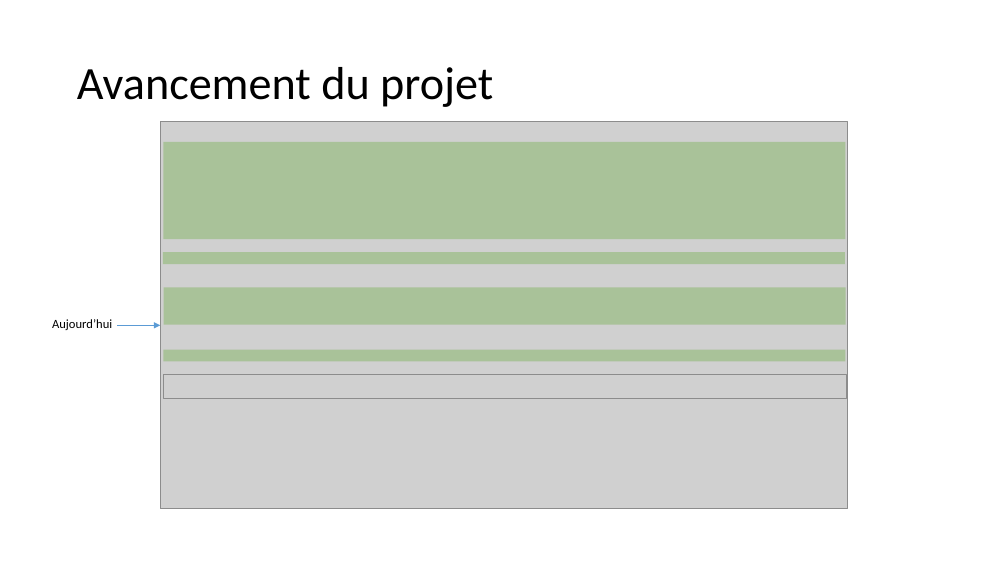
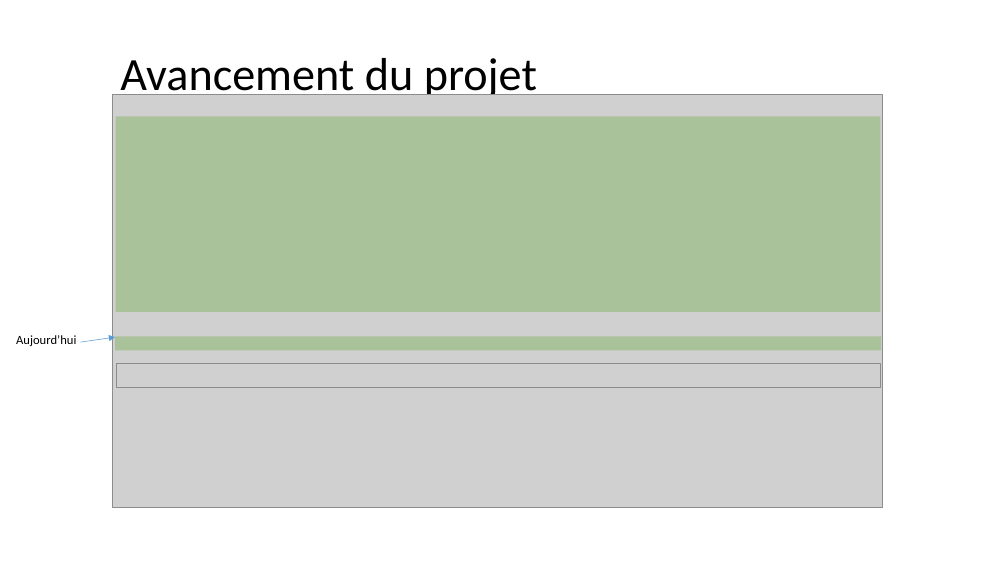
Before and after one commit to pikkle/chaton, a slide deck: slide 4 of docs/presentation_intermediaire.pptx (slide 2 before the commit). Drawn at 1008x567 pixels with LibreOffice and Linux fonts; fonts in the diff are those of the drawing; grey boxes stand for pictures. Boxes give left, top, right and bottom in pixels: in the first picture for what was removed or moved away, otherwise in the second. Text is boxed around its words. In the diff, an @@ line names an element or a change of style, - is before the commit and + after.

```diff
--- a/docs/presentation_intermediaire.pptx
+++ b/docs/presentation_intermediaire.pptx
@@ title "Avancement du projet" moved from (x1=77, y1=67, x2=493, y2=107) to (x1=120, y1=58, x2=537, y2=101) @@
@@ picture resized from (x1=160, y1=122, x2=848, y2=509) to (x1=113, y1=95, x2=882, y2=507) @@
@@ rectangle resized from (x1=163, y1=142, x2=845, y2=240) to (x1=116, y1=116, x2=881, y2=312) @@
@@ rectangle removed at (x1=163, y1=252, x2=845, y2=264) @@
@@ rectangle removed at (x1=163, y1=287, x2=845, y2=324) @@
@@ text "Aujourd’hui" moved from (x1=52, y1=319, x2=112, y2=330) to (x1=16, y1=335, x2=76, y2=346) @@
@@ arrow moved from (117, 325) - (160, 325) to (80, 343) - (115, 337) @@
@@ rectangle resized from (x1=163, y1=349, x2=845, y2=361) to (x1=115, y1=337, x2=881, y2=350) @@
@@ picture added at (x1=116, y1=364, x2=881, y2=388) @@
@@ picture removed at (x1=163, y1=374, x2=846, y2=398) @@
```
Also in this commit, not shown: 6 other slides changed, 5 slides added, 6 other files.
